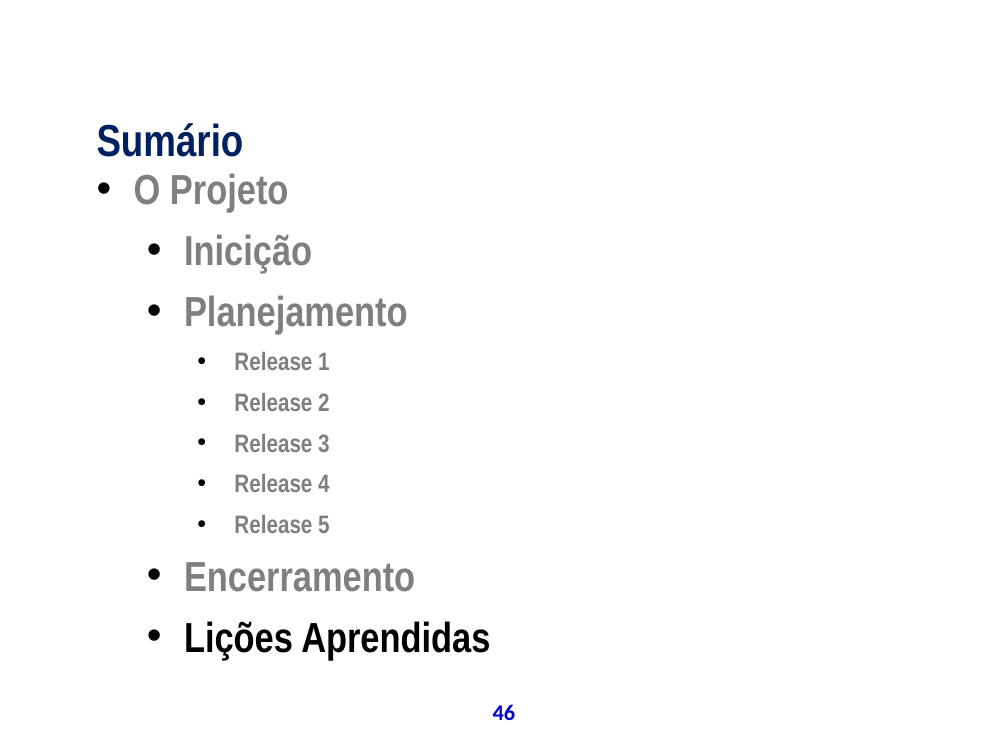
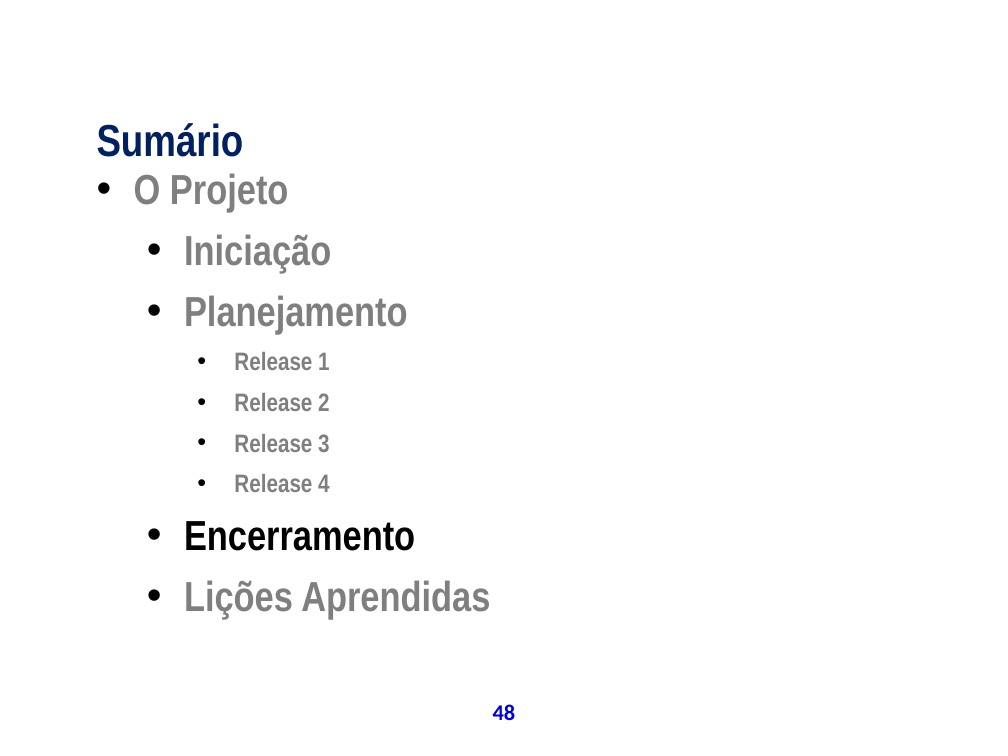
Before and after one commit to theoziran/sislodim, a slide deck: slide 48 of documentos/ProjetoPSA/Apresentação Final.ppt (slide 46 before the commit). Drawn at 1008x756 pixels with LibreOffice and Linux fonts; fonts in the diff are those of the drawing; background and template pictures are left out. Boxes give left, top, right and bottom in pixels: in the first picture for what was removed or moved away, otherwise in the second. Text is boxed around its words. In the diff, an @@ line names an element or a change of style, - is before the commit and + after.

```diff
--- a/documentos/ProjetoPSA/Apresentação Final.ppt
+++ b/documentos/ProjetoPSA/Apresentação Final.ppt
@@ text at [184,234,331,273]: text changed @@
-  • Inicição
+  • Iniciação
@@ text at [184,521,490,619]: text colour #7F7F7F to #000000 in "Encerramento"; text colour #000000 to #7F7F7F in "Lições Aprendidas" @@
@@ text at [234,515,329,533]: paragraph removed @@
-    • Release 5
@@ page number at [493,704,516,720]: text changed @@
-46
+48
```
Also in this commit, not shown: 20 other slides changed, 12 slides added, 2 slides removed.
